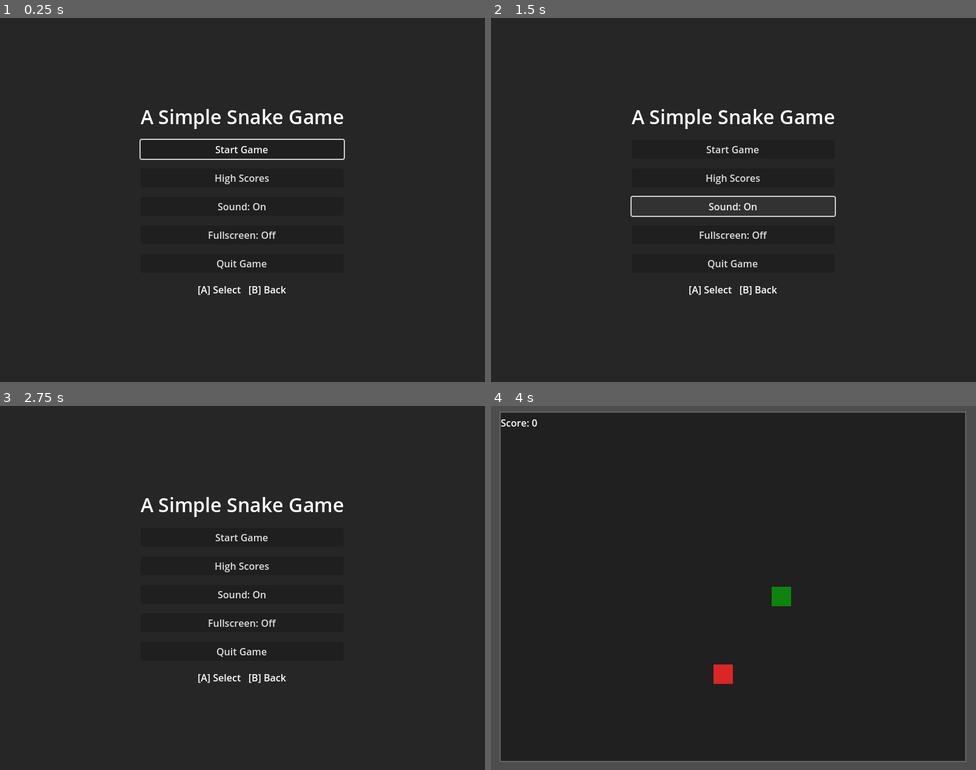
Above: before the commit, frames 1-4 (two rows, left to right).
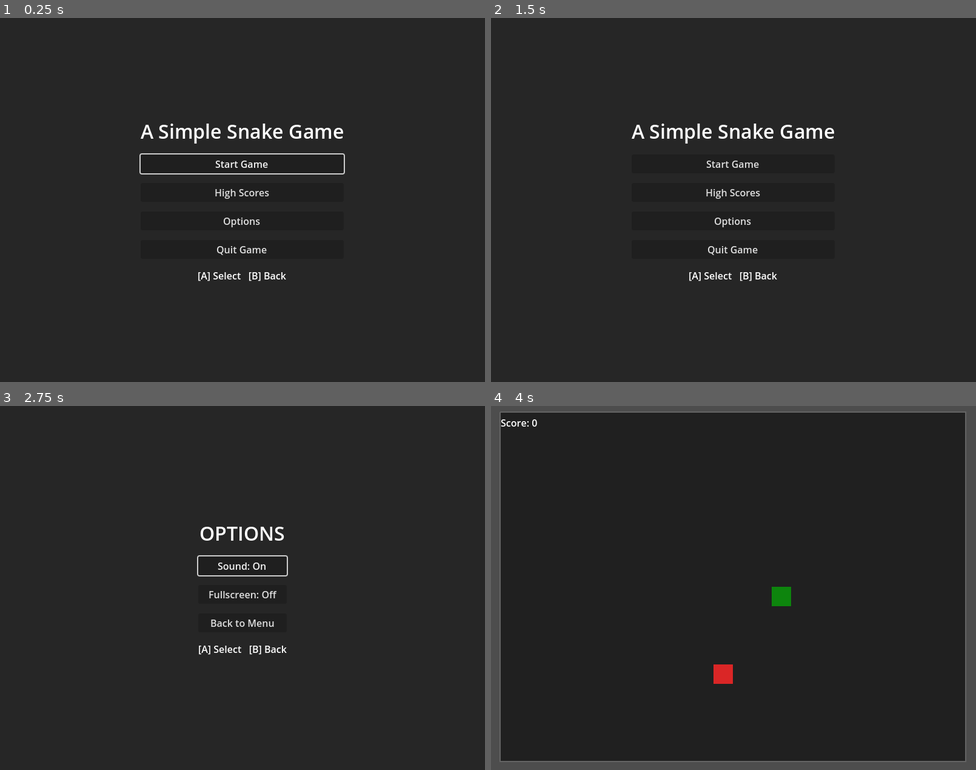
Above: after the commit, the same moments.

Repository: bluehexagons/snake2d
Game: Godot game, scene res://scenes/main/main.tscn
The game is run twice, just before and just after one commit, with the same random seed, the same clock (stepped at 60 frames per second) and the same inputs.
Inputs (mouse positions are in pixels of both pictures, inside the frame that each line leads up to):
- Up to frame 1 (0.25 s): no input
- Up to frame 2 (1.5 s): click (733, 207) at 0.5 s, where only the run before the commit has a clickable "Sound: On"; click (733, 207) at 1.25 s, where only the run before the commit has a clickable "Sound: Off"
- Up to frame 3 (2.75 s): click (242, 609) at 2 s, where only the run after the commit has a clickable "Options"
- Up to frame 4 (4 s): click (733, 624) at 2.75 s, where only the run after the commit has a clickable "Back to Menu"; click "Start Game" at 3.5 s

The runs differ from the first frame. In frame 1, 3.2% of the frame differs, in the area x 28-72%, y 25-77%; in frame 2, 2.9%; in frame 3, 2.1%; in frame 4, nothing differs.

Commit message:
(AI) Split options menu into a separate scene

Diff:
--- a/scenes/main/main.gd
+++ b/scenes/main/main.gd
@@ -25,6 +25,7 @@
 var paused := false
 var high_score := 0
 var in_game := false
+var in_options_menu := false
 
 # Platform detection for mobile UI
 var is_mobile := false
@@ -56,19 +57,17 @@
 	scores_button.pressed.connect(_on_scores_pressed)
 	scores_button.button_down.connect(AudioManager.play_click)
 
+	var options_button := main_menu.get_node("VBoxContainer/OptionsButton")
+	options_button.pressed.connect(_on_options_pressed)
+	options_button.button_down.connect(AudioManager.play_click)
+
 	var quit_button := main_menu.get_node("VBoxContainer/QuitButton")
 	quit_button.pressed.connect(_on_quit_game_pressed)
 	quit_button.button_down.connect(AudioManager.play_click)
 
-	# Connect sound toggle buttons
-	var main_sound_button := main_menu.get_node("VBoxContainer/SoundButton")
-	main_sound_button.pressed.connect(_on_sound_toggled)
-
-	# Connect fullscreen toggle button
-	var fullscreen_button := main_menu.get_node("VBoxContainer/FullscreenButton")
-	fullscreen_button.pressed.connect(_on_fullscreen_toggled)
-	fullscreen_button.button_down.connect(AudioManager.play_click)
-	_update_fullscreen_button()
+	# Connect options menu signals
+	var options_menu := $UILayer/OptionsMenu
+	options_menu.options_closed.connect(_on_options_back_pressed)
 
 	# Connect pause menu buttons
 	var pause_menu := $UILayer/PauseMenu
@@ -101,13 +100,11 @@
 	game_manager.score_updated.connect(_on_score_updated)
 	game_manager.game_over.connect(_on_game_over)
 
-	# Set initial sound button states
-	_update_sound_buttons()
-
 	# Start in menu state
 	get_tree().paused = true
 	$UIBackground.visible = true
 	$UILayer/MainMenu.visible = true
+	$UILayer/OptionsMenu.visible = false
 	$UILayer/ScoreLabel.visible = false
 	game_world.visible = false  # Using our cached reference instead
 
@@ -127,6 +124,7 @@
 func _get_all_buttons() -> Array:
 	var buttons := []
 	buttons.append_array($UILayer/MainMenu/VBoxContainer.get_children().filter(func(n): return n is Button))
+	buttons.append_array($UILayer/OptionsMenu/VBoxContainer.get_children().filter(func(n): return n is Button))
 	buttons.append_array($UILayer/PauseMenu/VBoxContainer.get_children().filter(func(n): return n is Button))
 	buttons.append_array($UILayer/GameOverContainer/VBoxContainer.get_children().filter(func(n): return n is Button))
 	return buttons
@@ -134,6 +132,8 @@
 func _update_menu_focus() -> void:
 	if $UILayer/MainMenu.visible:
 		$UILayer/MainMenu/VBoxContainer/StartButton.grab_focus()
+	elif $UILayer/OptionsMenu.visible:
+		$UILayer/OptionsMenu/VBoxContainer/SoundButton.grab_focus()
 	elif $UILayer/PauseMenu.visible:
 		$UILayer/PauseMenu/VBoxContainer/ResumeButton.grab_focus()
 	elif $UILayer/GameOverContainer.visible:
@@ -143,9 +143,23 @@
 	get_tree().paused = false
 	$UIBackground.visible = false
 	$UILayer/MainMenu.visible = false
+	$UILayer/OptionsMenu.visible = false
 	$UILayer/ScoreLabel.visible = true
 	game_world.visible = true
 	_start_game()
+	_update_menu_focus()
+
+func _on_options_pressed() -> void:
+	$UILayer/MainMenu.visible = false
+	$UILayer/OptionsMenu.visible = true
+	$UILayer/OptionsMenu.update_button_states()
+	in_options_menu = true
+	_update_menu_focus()
+
+func _on_options_back_pressed() -> void:
+	$UILayer/MainMenu.visible = true
+	$UILayer/OptionsMenu.visible = false
+	in_options_menu = false
 	_update_menu_focus()
 
 func _start_game() -> void:
@@ -217,6 +231,7 @@
 	get_tree().paused = true
 	$UIBackground.visible = true
 	$UILayer/MainMenu.visible = true
+	$UILayer/OptionsMenu.visible = false
 	$UILayer/PauseMenu.visible = false
 	$UILayer/ScoreLabel.visible = false
 	game_world.visible = false
@@ -296,6 +311,8 @@
 			_on_quit_to_menu_pressed()
 		elif $UILayer/PauseMenu.visible:
 			_on_resume_pressed()
+		elif $UILayer/OptionsMenu.visible:
+			_on_options_back_pressed()
 		elif not in_game:
 			_on_quit_game_pressed()
 		else:
@@ -369,25 +386,5 @@
 	_toggle_pause()
 
 func _on_sound_toggled() -> void:
-	var is_muted := AudioManager.toggle_mute()
-	_update_sound_buttons()
-	# Still play click when unmuting
-	if not is_muted:
-		AudioManager.play_click()
-
-func _update_sound_buttons() -> void:
-	var text := "Sound: Off" if AudioManager.is_muted else "Sound: On"
-	$UILayer/MainMenu/VBoxContainer/SoundButton.text = text
-	$UILayer/PauseMenu/VBoxContainer/SoundButton.text = text
-
-func _on_fullscreen_toggled() -> void:
-	if DisplayServer.window_get_mode() == DisplayServer.WINDOW_MODE_FULLSCREEN:
-		DisplayServer.window_set_mode(DisplayServer.WINDOW_MODE_WINDOWED)
-	else:
-		DisplayServer.window_set_mode(DisplayServer.WINDOW_MODE_FULLSCREEN)
-	_update_fullscreen_button()
-
-func _update_fullscreen_button() -> void:
-	var is_fullscreen := DisplayServer.window_get_mode() == DisplayServer.WINDOW_MODE_FULLSCREEN
-	var button := $UILayer/MainMenu/VBoxContainer/FullscreenButton
-	button.text = "Fullscreen: " + ("On" if is_fullscreen else "Off")
+	AudioManager.toggle_mute()
+	$UILayer/PauseMenu/VBoxContainer/SoundButton.text = "Sound: " + ("Off" if AudioManager.is_muted else "On")
--- a/scenes/main/main.tscn
+++ b/scenes/main/main.tscn
@@ -1,9 +1,10 @@
-[gd_scene load_steps=5 format=3 uid="uid://mainscene"]
+[gd_scene load_steps=6 format=3 uid="uid://mainscene"]
 
 [ext_resource type="Script" uid="uid://dpirjktyb5x33" path="res://scenes/main/main.gd" id="1_tyq8r"]
 [ext_resource type="PackedScene" uid="uid://pausemenu" path="res://scenes/ui/pause_menu.tscn" id="2_pause"]
 [ext_resource type="PackedScene" uid="uid://mainmenu" path="res://scenes/ui/main_menu.tscn" id="3_mainmenu"]
 [ext_resource type="Script" uid="uid://cwxedntvwg1wx" path="res://scenes/main/gameplay.gd" id="4_5upsq"]
+[ext_resource type="PackedScene" path="res://scenes/ui/options_menu.tscn" id="5_options"]
 
 [node name="Main" type="Control"]
 layout_mode = 3
@@ -72,6 +73,9 @@
 
 [node name="MainMenu" parent="UILayer" instance=ExtResource("3_mainmenu")]
 
+[node name="OptionsMenu" parent="UILayer" instance=ExtResource("5_options")]
+visible = false
+
 [node name="PauseMenu" parent="UILayer" instance=ExtResource("2_pause")]
 visible = false
 
--- a/scenes/ui/main_menu.tscn
+++ b/scenes/ui/main_menu.tscn
@@ -41,24 +41,18 @@
 [node name="ScoresButton" type="Button" parent="VBoxContainer"]
 layout_mode = 2
 focus_neighbor_top = NodePath("../StartButton")
-focus_neighbor_bottom = NodePath("../SoundButton")
+focus_neighbor_bottom = NodePath("../OptionsButton")
 text = "High Scores"
 
-[node name="SoundButton" type="Button" parent="VBoxContainer"]
+[node name="OptionsButton" type="Button" parent="VBoxContainer"]
 layout_mode = 2
 focus_neighbor_top = NodePath("../ScoresButton")
-focus_neighbor_bottom = NodePath("../FullscreenButton")
-text = "Sound: On"
-
-[node name="FullscreenButton" type="Button" parent="VBoxContainer"]
-layout_mode = 2
-focus_neighbor_top = NodePath("../SoundButton")
 focus_neighbor_bottom = NodePath("../QuitButton")
-text = "Fullscreen: Off"
+text = "Options"
 
 [node name="QuitButton" type="Button" parent="VBoxContainer"]
 layout_mode = 2
-focus_neighbor_top = NodePath("../FullscreenButton")
+focus_neighbor_top = NodePath("../OptionsButton")
 focus_neighbor_bottom = NodePath("../StartButton")
 text = "Quit Game"
 
--- /dev/null
+++ b/scenes/ui/options_menu.gd
@@ -0,0 +1,56 @@
+extends CenterContainer
+
+signal options_closed
+
+# Reference to AudioManager for sound handling
+var sound_button: Button
+var fullscreen_button: Button
+var back_button: Button
+
+# Called when the node enters the scene tree for the first time.
+func _ready():
+	# Get button references
+	sound_button = $VBoxContainer/SoundButton
+	fullscreen_button = $VBoxContainer/FullscreenButton
+	back_button = $VBoxContainer/BackButton
+
+	# Connect signals
+	sound_button.pressed.connect(_on_sound_toggled)
+	sound_button.button_down.connect(AudioManager.play_click)
+
+	fullscreen_button.pressed.connect(_on_fullscreen_toggled)
+	fullscreen_button.button_down.connect(AudioManager.play_click)
+
+	back_button.pressed.connect(_on_back_pressed)
+	back_button.button_down.connect(AudioManager.play_click)
+
+	# Initial update of button states
+	update_button_states()
+
+func _on_sound_toggled() -> void:
+	var is_muted := AudioManager.toggle_mute()
+	update_sound_button()
+	# Still play click when unmuting
+	if not is_muted:
+		AudioManager.play_click()
+
+func _on_fullscreen_toggled() -> void:
+	if DisplayServer.window_get_mode() == DisplayServer.WINDOW_MODE_FULLSCREEN:
+		DisplayServer.window_set_mode(DisplayServer.WINDOW_MODE_WINDOWED)
+	else:
+		DisplayServer.window_set_mode(DisplayServer.WINDOW_MODE_FULLSCREEN)
+	update_fullscreen_button()
+
+func _on_back_pressed() -> void:
+	options_closed.emit()
+
+func update_button_states() -> void:
+	update_sound_button()
+	update_fullscreen_button()
+
+func update_sound_button() -> void:
+	sound_button.text = "Sound: " + ("Off" if AudioManager.is_muted else "On")
+
+func update_fullscreen_button() -> void:
+	var is_fullscreen := DisplayServer.window_get_mode() == DisplayServer.WINDOW_MODE_FULLSCREEN
+	fullscreen_button.text = "Fullscreen: " + ("On" if is_fullscreen else "Off")
--- /dev/null
+++ b/scenes/ui/options_menu.tscn
@@ -0,0 +1,50 @@
+[gd_scene load_steps=2 format=3 uid="uid://optionsmenu"]
+
+[ext_resource type="Script" path="res://scenes/ui/options_menu.gd" id="1_5exto"]
+
+[node name="OptionsMenu" type="CenterContainer"]
+process_mode = 2
+anchors_preset = 15
+anchor_right = 1.0
+anchor_bottom = 1.0
+grow_horizontal = 2
+grow_vertical = 2
+script = ExtResource("1_5exto")
+
+[node name="VBoxContainer" type="VBoxContainer" parent="."]
+layout_mode = 2
+focus_mode = 2
+theme_override_constants/separation = 16
+
+[node name="TitleLabel" type="Label" parent="VBoxContainer"]
+layout_mode = 2
+theme_override_font_sizes/font_size = 32
+text = "OPTIONS"
+horizontal_alignment = 1
+
+[node name="SoundButton" type="Button" parent="VBoxContainer"]
+layout_mode = 2
+focus_neighbor_top = NodePath("../BackButton")
+focus_neighbor_bottom = NodePath("../FullscreenButton")
+text = "Sound: On"
+
+[node name="FullscreenButton" type="Button" parent="VBoxContainer"]
+layout_mode = 2
+focus_neighbor_top = NodePath("../SoundButton")
+focus_neighbor_bottom = NodePath("../BackButton")
+text = "Fullscreen: Off"
+
+[node name="BackButton" type="Button" parent="VBoxContainer"]
+layout_mode = 2
+focus_neighbor_top = NodePath("../FullscreenButton")
+focus_neighbor_bottom = NodePath("../SoundButton")
+text = "Back to Menu"
+
+[node name="ButtonHints" type="HBoxContainer" parent="VBoxContainer"]
+layout_mode = 2
+alignment = 1
+
+[node name="Label" type="Label" parent="VBoxContainer/ButtonHints"]
+layout_mode = 2
+text = "[A] Select   [B] Back"
+horizontal_alignment = 1
Not shown, added: scenes/ui/options_menu.gd.uid
